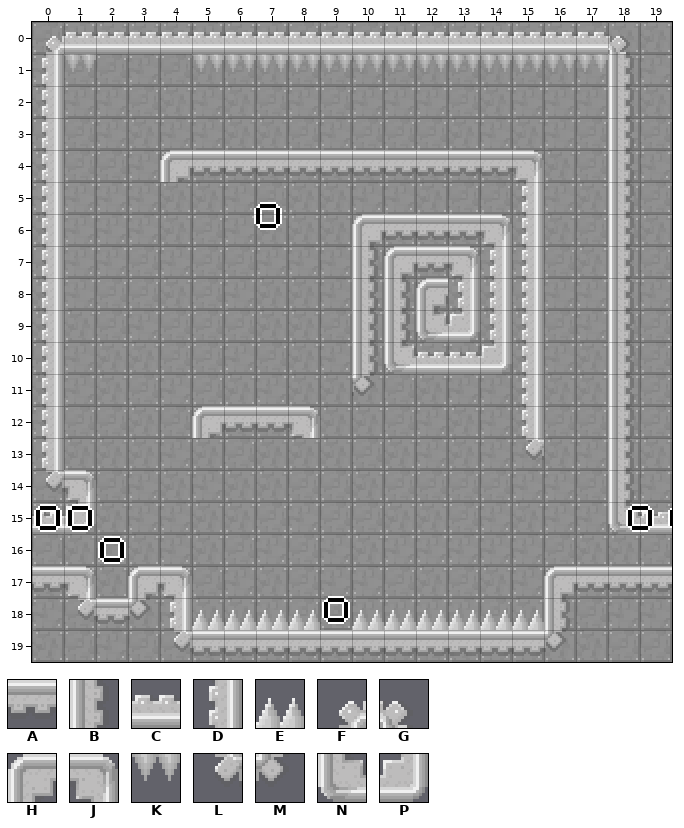
Level history. Tiled map: AssetsSources/level3.tmx. This is how it looked before the edit.
Cells are 16x16 px. Shown: x 0..19, y 0..19.
Key: from "TileSet": A 10, B 11, C 12, D 13, E 14, F 20, G 21, H 22, J 23, K 24, L 30, M 31, N 32, P 33.
_ is an empty cell.
Layers that did not change in this view are not listed.
Layer "main" before, first column x 0:
 0 FCCCCCCCCCCCCCCCCCG_
 1 DK___KKKKKKKKKKKKKB_
 2 D_________________B_
 3 D_________________B_
 4 D___HAAAAAAAAAAJ__B_
 5 D______________D__B_
 6 D_________HAAAJD__B_
 7 D_________BHAJDD__B_
 8 D_________BBHDDD__B_
 9 D_________BBNPDD__B_
10 D_________BNCCPD__B_
11 D_________M____D__B_
12 D____HAAJ______D__B_
13 D______________L__B_
14 LJ________________B_
15 CP________________NC
16 ____________________
17 AJ_HJ___________HAAA
18 _LAMDEEEE_EEEEEEB___
19 ____LAAAAAAAAAAAM___
And afterwards:
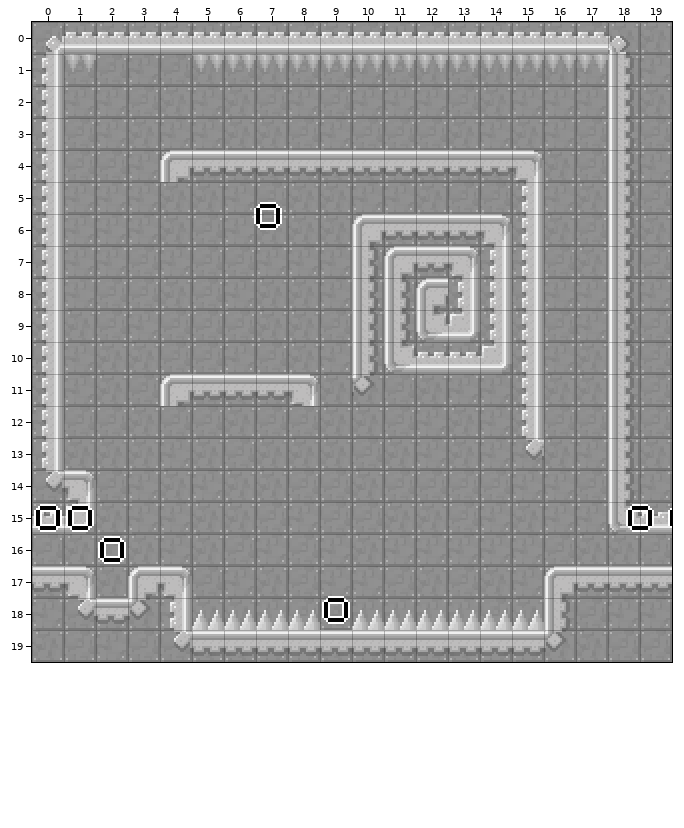
From old to new:
{"where": "layer \"main\""}
{"y":11,"x":4,"old":"_____","new":"HAAAJ"}
{"y":12,"x":5,"old":"HAAJ","new":"____"}
{"label":"changed","picture_box":[160,374,320,438]}
